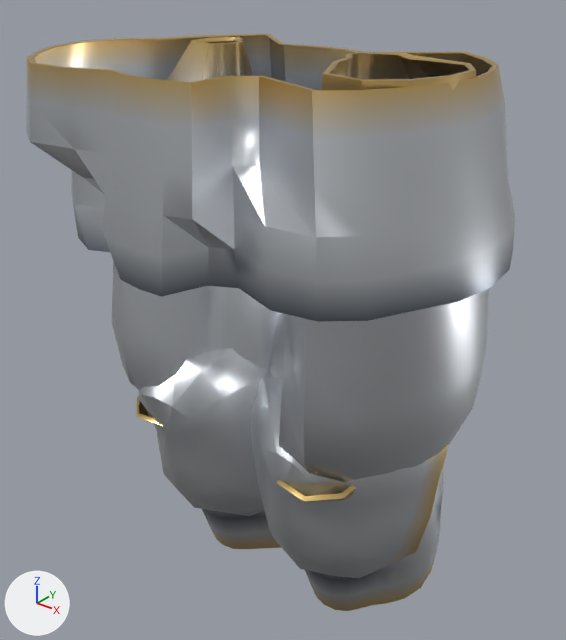
Renders of the glTF model assets_src/armor/aydor_0/heavy_b_legs.glb from each side of a commit.
One viewpoint serves both versions: a camera (50 mm lens) standing at (0.559, -0.714, 1.109) and looking at (-0.013, 0.001, 0.665). Arrows for +X, +Y and +Z are at lower left; the lights stay in place. The older version comes first. Vertices at exactly the same position are counted once.

Names of what the first picture shows: 'heavy_b_legs'.
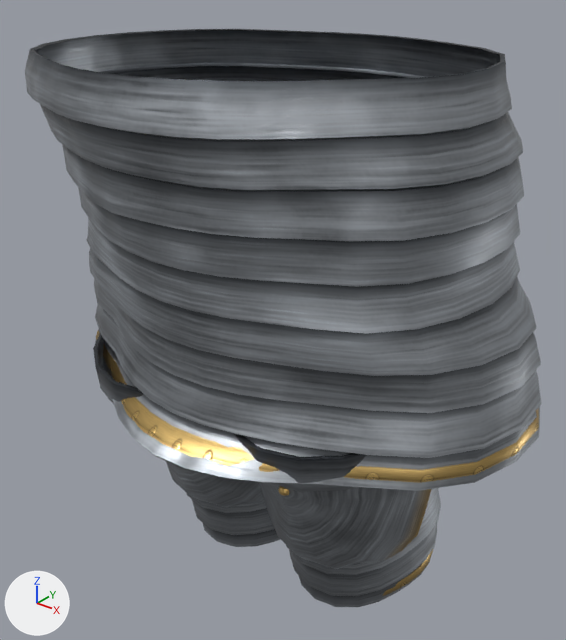
Pixel boxes (x1, y1, x2, y2) of what changed, in the pictures (566 x 640 px):
'heavy_b_legs', reshaped: before (26, 34, 515, 611); after (25, 29, 542, 607)
part 1 of me_heavy_b_legs, rebuilt (60% taller): before (26, 34, 515, 322); after (25, 29, 542, 491)
part 2 of me_heavy_b_legs, rebuilt: before (136, 397, 281, 549); after (93, 333, 280, 547)
part 3 of me_heavy_b_legs, rebuilt: before (277, 468, 444, 611); after (234, 434, 441, 607)
part 4 of me_heavy_b_legs, rebuilt: before (251, 370, 448, 578); after (258, 482, 431, 569)
part 5 of me_heavy_b_legs, rebuilt: before (138, 348, 269, 516); after (166, 461, 265, 507)
part 6 of me_heavy_b_legs, added (mostly hidden): after (96, 331, 539, 483)
part 7 of me_heavy_b_legs, added: after (382, 550, 433, 596)
part 8 of me_heavy_b_legs, added: after (278, 486, 289, 496)
part 9 of me_heavy_b_legs, deleted: before (112, 37, 489, 482)

Edits to the bpy script that builds the scene:
```text
Add mat_steel:
    mat_steel = bpy.data.materials.new('steel')
    # uses the picture img_steel_c_png
    # uses the picture img_steel_n_png
    # uses the picture img_steel_orm_png
Add mat_trim:
    mat_trim = bpy.data.materials.new('trim')
    # uses the picture img_trim_c_png
    # uses the picture img_trim_n_png
    # uses the picture img_trim_orm_png
Add mat_gold:
    mat_gold = bpy.data.materials.new('gold')
    mat_gold.use_nodes = True; mat_gold.node_tree.nodes.clear()
    _N = mat_gold.node_tree.nodes; _L = mat_gold.node_tree.links
    n0 = _N.new('ShaderNodeBsdfPrincipled'); n0.name = 'Principled BSDF'
    n0.inputs[1].default_value = 1.0  # 'Metallic'
    n0.inputs[2].default_value = 0.3  # 'Roughness'
    n1 = _N.new('ShaderNodeOutputMaterial'); n1.name = 'Material Output'
    n2 = _N.new('ShaderNodeVertexColor'); n2.name = 'Color Attribute'
    _L.new(n0.outputs[0], n1.inputs[0])  # 'BSDF' to 'Surface'
    _L.new(n2.outputs[0], n0.inputs[0])  # 'Color' to 'Base Color'
Change me_heavy_b_legs:
    remove me_heavy_b_legs.from_pydata(...)  # 1374 vertices, 2472 faces; spans x -0.279..0.27, y -0.243..0.201, z 0.273..1.002
    remove me_heavy_b_legs.materials.append(mat_metal)
    add me_heavy_b_legs.from_pydata(...)  # 2856 vertices, 5292 faces; spans x -0.324..0.319, y -0.26..0.245, z 0.292..1.002
    me_heavy_b_legs part 1: the loose piece of 256 vertices spanning x -0.279..0.27, y -0.243..0.201, z 0.788..0.997 is rebuilt with 1120 vertices and now spans x -0.324..0.319, y -0.26..0.245, z 0.593..1.002, in mat_steel
    me_heavy_b_legs part 2: the loose piece of 220 vertices spanning x -0.202..0.028, y -0.151..0.16, z 0.273..0.565 is rebuilt with 462 vertices and now spans x -0.266..0.037, y -0.202..0.173, z 0.294..0.645, in mat_steel
    me_heavy_b_legs part 3: the loose piece of 220 vertices spanning x -0.03..0.202, y -0.151..0.16, z 0.273..0.565 is rebuilt with 462 vertices and now spans x -0.034..0.257, y -0.199..0.171, z 0.294..0.645, in mat_steel
    me_heavy_b_legs part 4: the loose piece of 97 vertices spanning x -0.045..0.221, y -0.146..0.041, z 0.335..0.641 is rebuilt with 141 vertices and now spans x -0.062..0.216, y -0.143..0.033, z 0.349..0.626, in mat_steel
    me_heavy_b_legs part 5: the loose piece of 97 vertices spanning x -0.22..0.043, y -0.156..0.041, z 0.335..0.647 is rebuilt with 141 vertices and now spans x -0.217..0.061, y -0.144..0.033, z 0.349..0.626, in mat_steel
    me_heavy_b_legs part 6: a new loose piece of 160 vertices spanning x -0.323..0.316, y -0.24..0.232, z 0.595..0.617, in mat_trim
    me_heavy_b_legs part 7: a new loose piece of 130 vertices spanning x -0.007..0.186, y -0.056..0.165, z 0.292..0.324, in mat_trim
    me_heavy_b_legs part 8: a new loose piece of 13 vertices spanning x 0.088..0.102, y -0.138..-0.13, z 0.518..0.534, in mat_gold
    me_heavy_b_legs part 9: 484 vertices removed from x -0.241..0.241, y -0.16..0.175, z 0.462..1.002
    other edits to the shape of me_heavy_b_legs do not show in these pictures
    add me_heavy_b_legs.materials.append(mat_gold)
    add me_heavy_b_legs.materials.append(mat_steel)
    add me_heavy_b_legs.materials.append(mat_trim)
```
